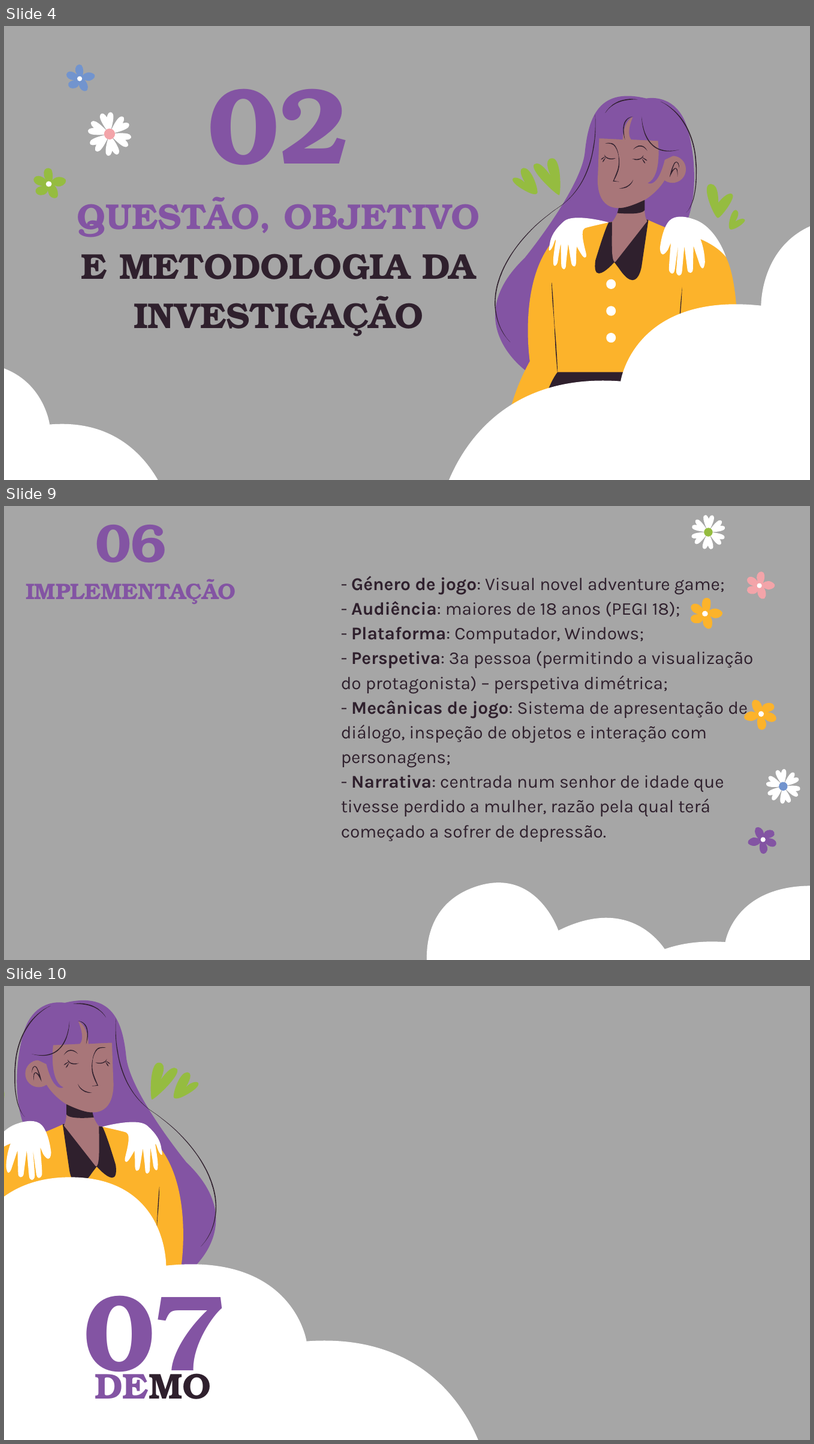
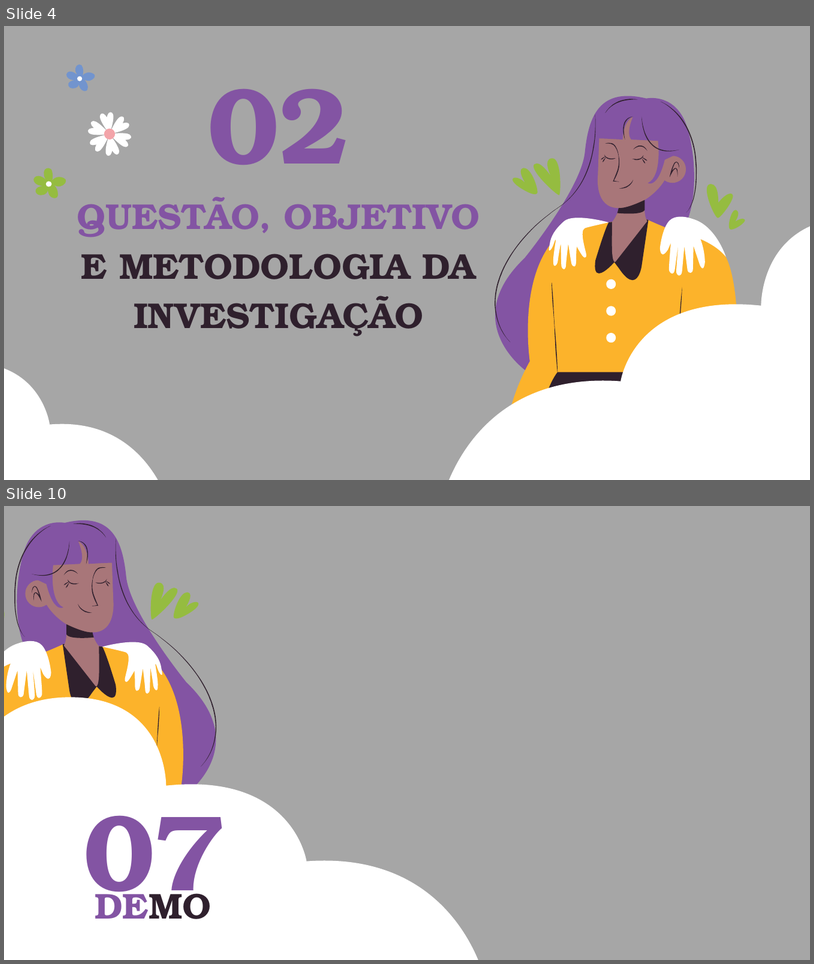
Before and after one commit to Anth0nyPereira/onegai, a slide deck: sums/presentation_93016_final.pptx. Shown one above the other, each under a label of ours: slides 4, 9 and 10 before the commit, slides 4 and 10 after it; the slides between them are not shown. The pictures are 814x1444 and 814x964 pixels, drawn with LibreOffice and Linux fonts; fonts in the diff are those of the drawing. Boxes give left, top, right and bottom in pixels: in the first picture for what was removed or moved away, otherwise in the second. Text is boxed around its words. In the diff, an @@ line names an element or a change of style, - is before the commit and + after.

```diff
--- a/sums/presentation_93016_final.pptx
+++ b/sums/presentation_93016_final.pptx
@@ slide 9 removed at <box>4,506,810,960</box>, background #A6A6A6 @@
@@ title removed at <box>26,525,236,604</box> @@
-06
-IMPLEMENTAÇÃO
@@ group removed at <box>688,514,778,631</box>: 11 freeform shapes @@
@@ text removed at <box>341,576,754,841</box> @@
-- Género de jogo: Visual novel adventure game;
-- Audiência: maiores de 18 anos (PEGI 18);
-- Plataforma: Computador, Windows;
-- Perspetiva: 3ª pessoa (permitindo a visualização do protagonista) – perspetiva dimétrica;
-- Mecânicas de jogo: Sistema de apresentação de diálogo, inspeção de objetos e interação com personagens;
-- Narrativa: centrada num senhor de idade que tivesse perdido a mulher, razão pela qual terá começado a sofrer de depressão.
@@ freeform shape removed at <box>345,792,810,960</box> @@
@@ freeform shape removed at <box>591,822,810,960</box> @@
@@ group removed at <box>744,700,803,853</box>: 11 freeform shapes @@
```
Also in this commit, not shown: 1 slide added.
